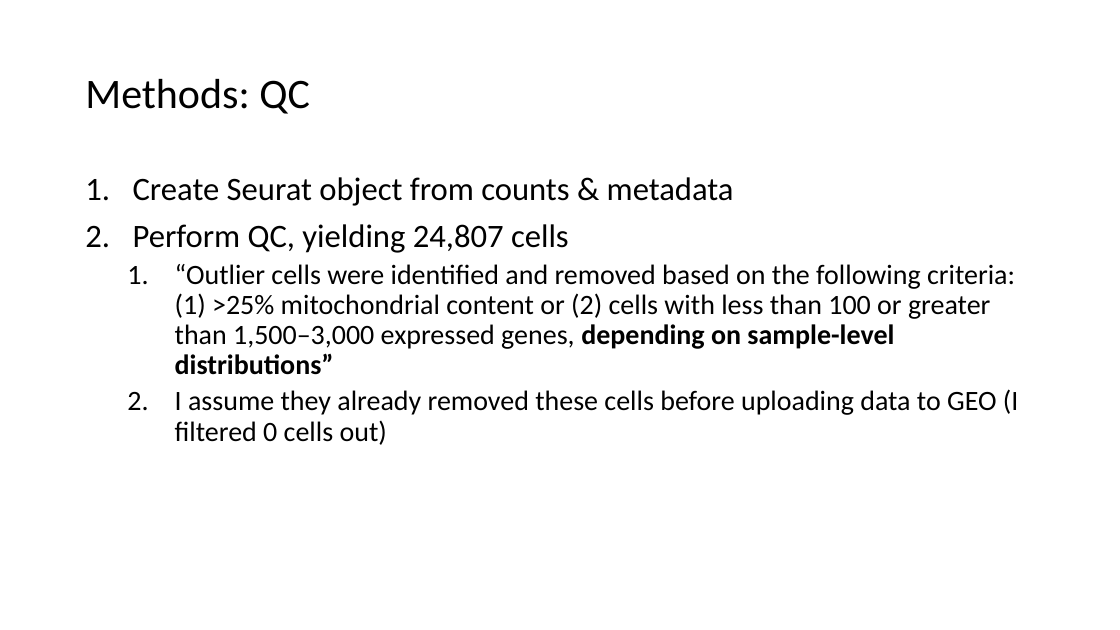
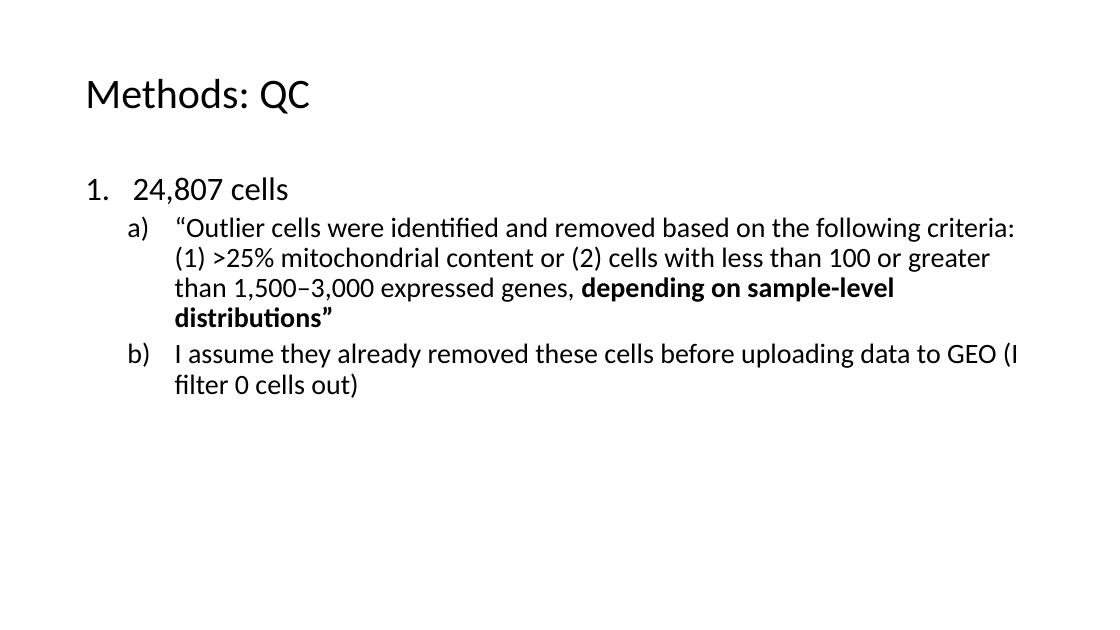
Before and after one commit to tybottorff/bottorffdocs, a slide deck: slide 3 of linsley_postdoc/presentations/9_28_23_weekly_meeting.pptx. Drawn at 1120x630 pixels with LibreOffice and Linux fonts; fonts in the diff are those of the drawing. Boxes give left, top, right and bottom in pixels: in the first picture for what was removed or moved away, otherwise in the second. Text is boxed around its words. In the diff, an @@ line names an element or a change of style, - is before the commit and + after.

```diff
--- a/linsley_postdoc/presentations/9_28_23_weekly_meeting.pptx
+++ b/linsley_postdoc/presentations/9_28_23_weekly_meeting.pptx
@@ text at [133, 177, 289, 204]: text changed @@
-1. Create Seurat object from counts & metadata
-2. Perform QC, yielding 24,807 cells
+1. 24,807 cells
@@ text at [175, 217, 1015, 328]: bullet 1. to a) @@
@@ text at [175, 342, 1018, 398]: text changed @@
-  2. I assume they already removed these cells before uploading data to GEO (I filtered 0 cells out)
+  b) I assume they already removed these cells before uploading data to GEO (I filter 0 cells out)
```
Also in this commit, not shown: 2 other slides changed.
